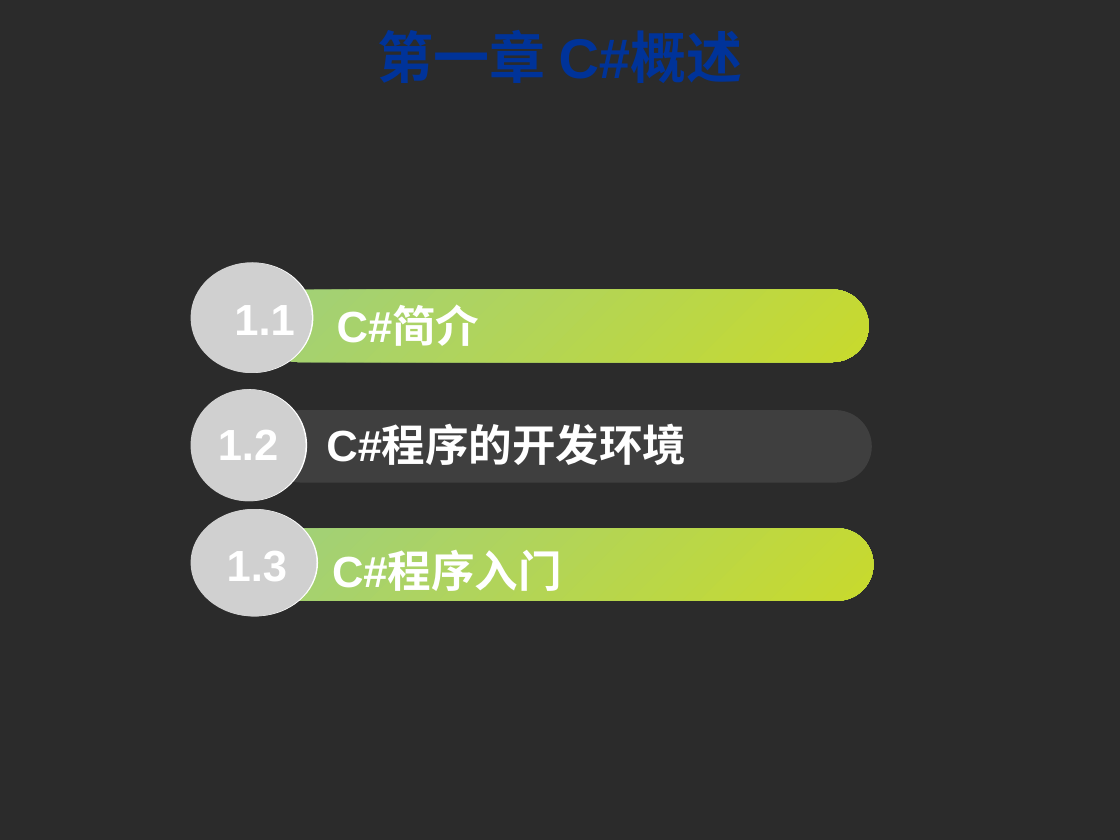
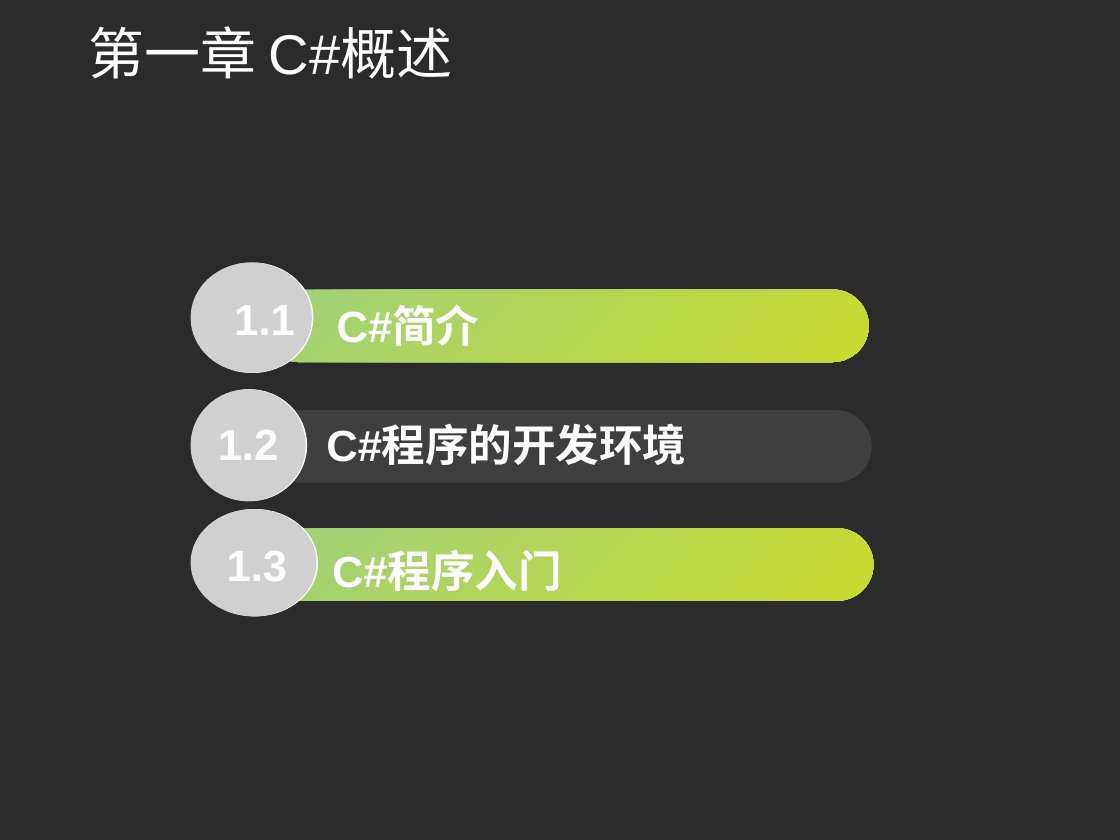
Before and after one commit to HBU/C-Sharp.net, a slide deck: slide 4 of PPT/00第一章.ppt (slide 2 before the commit). Drawn at 1120x840 pixels with LibreOffice and Linux fonts; fonts in the diff are those of the drawing; grey boxes stand for pictures; background and template pictures are left out; a plain dark background stands for a picture behind light text. Boxes give left, top, right and bottom in pixels: in the first picture for what was removed or moved away, otherwise in the second. Text is boxed around its words. In the diff, an @@ line names an element or a change of style, - is before the commit and + after.

```diff
--- a/PPT/00第一章.ppt
+++ b/PPT/00第一章.ppt
@@ title "第一章 C#概述" at (88, 26, 453, 79): text colour #003399 to #FFFFFF, bold off; alignment centre to left; line spacing 1 to 0.9 @@
```
Also in this commit, not shown: 8 other slides changed, 2 slides added.
